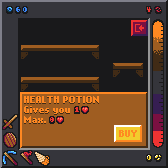
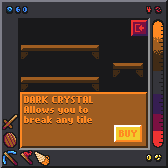
Revision of a layered 168px x 168px image; what changed, layer by layer:
added group "Layer Group #25" with 2 layers in group "Layer Group #8" over [24, 96, 93, 125]
added layer "DARK CRYSTAL ..." in group "Layer Group #25" over [24, 96, 93, 124]
added layer "DARK CRYSTAL ... #1" in group "Layer Group #25" over [24, 97, 93, 125]
hid group "Layer Group #23" (3 layers) over [24, 96, 99, 124]
